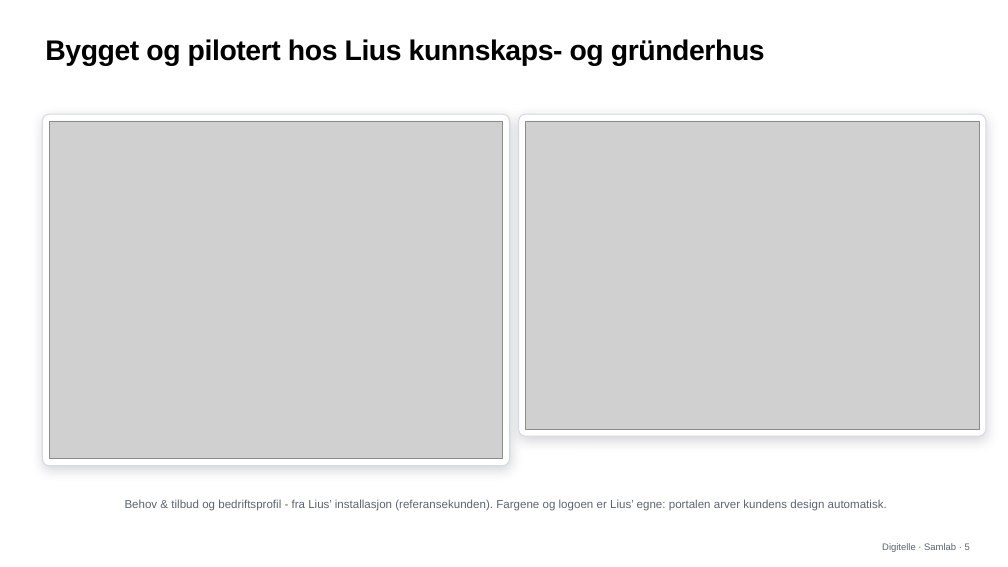
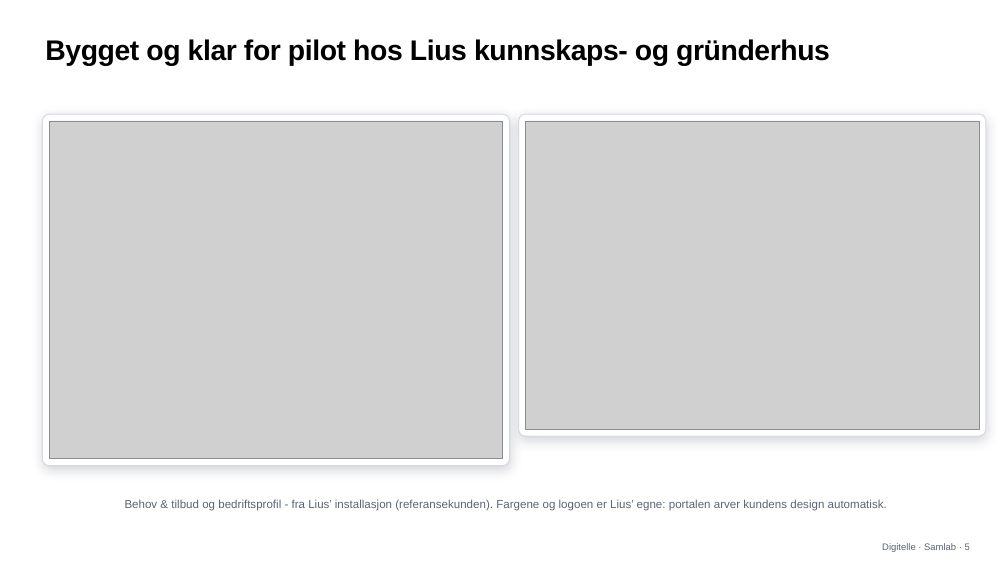
Before and after one commit to kaelsense/samlab, a slide deck: slide 5 of samlabpitch.pptx. Drawn at 1008x567 pixels with LibreOffice and Linux fonts; fonts in the diff are those of the drawing; grey boxes stand for pictures. Boxes give left, top, right and bottom in pixels: in the first picture for what was removed or moved away, otherwise in the second. Text is boxed around its words. In the diff, an @@ line names an element or a change of style, - is before the commit and + after.

```diff
--- a/samlabpitch.pptx
+++ b/samlabpitch.pptx
@@ text at (x1=45, y1=39, x2=830, y2=65): text changed @@
-Bygget og pilotert hos Lius kunnskaps- og gründerhus
+Bygget og klar for pilot hos Lius kunnskaps- og gründerhus
```
Also in this commit, not shown: 3 other slides changed, 1 other file.
